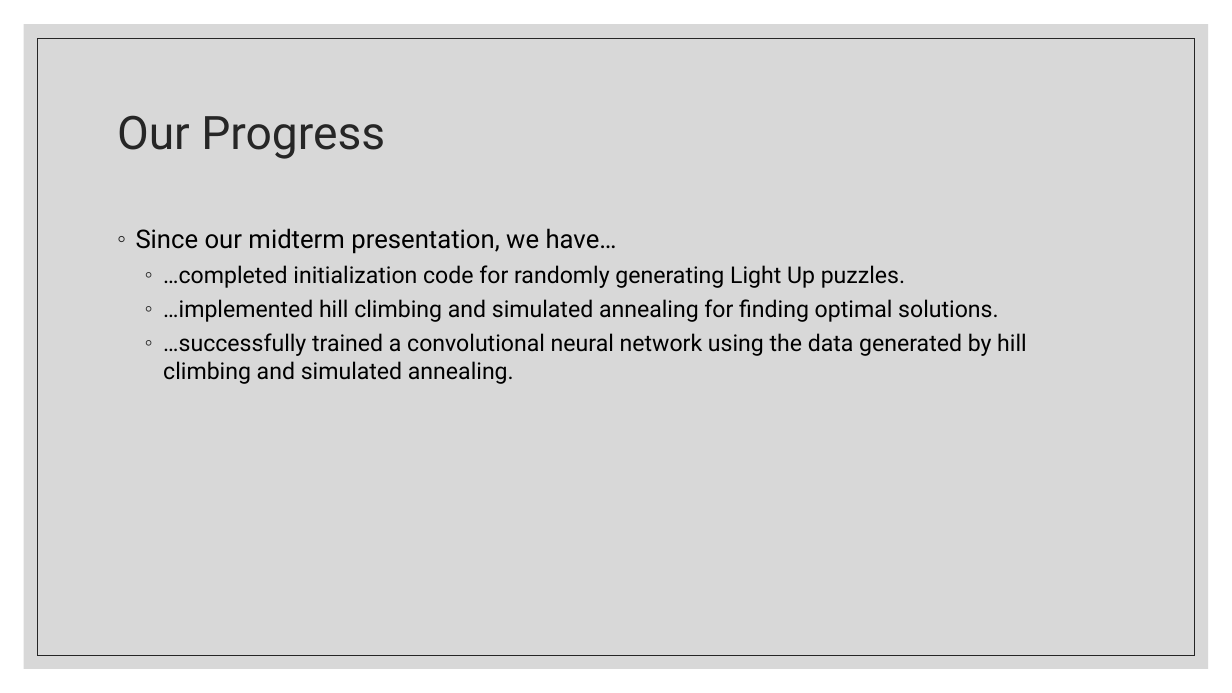
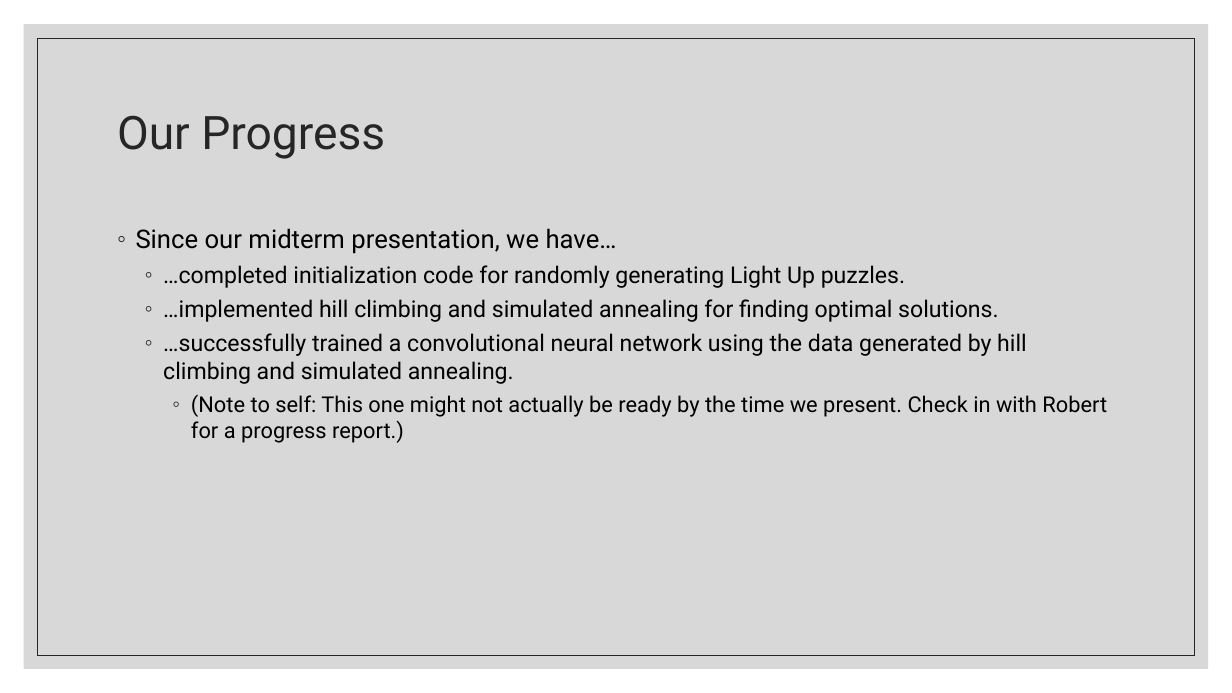
Before and after one commit to JSLBrowning/COMP-6606-Final-Project, a slide deck: slide 4 of Presentation/Final/Final Presentation.pptx. Drawn at 1232x693 pixels with LibreOffice and Linux fonts; fonts in the diff are those of the drawing. Boxes give left, top, right and bottom in pixels: in the first picture for what was removed or moved away, otherwise in the second. Text is boxed around its words. In the diff, an @@ line names an element or a change of style, - is before the commit and + after.

```diff
--- a/Presentation/Final/Final Presentation.pptx
+++ b/Presentation/Final/Final Presentation.pptx
@@ text at bbox=[191, 395, 1107, 443]: paragraph added @@
+    ◦ (Note to self: This one might not actually be ready by the time we present. Check in with Robert for a progress report.)
```
Also in this commit, not shown: 2 other slides changed, 1 slide added, 1 other file.
